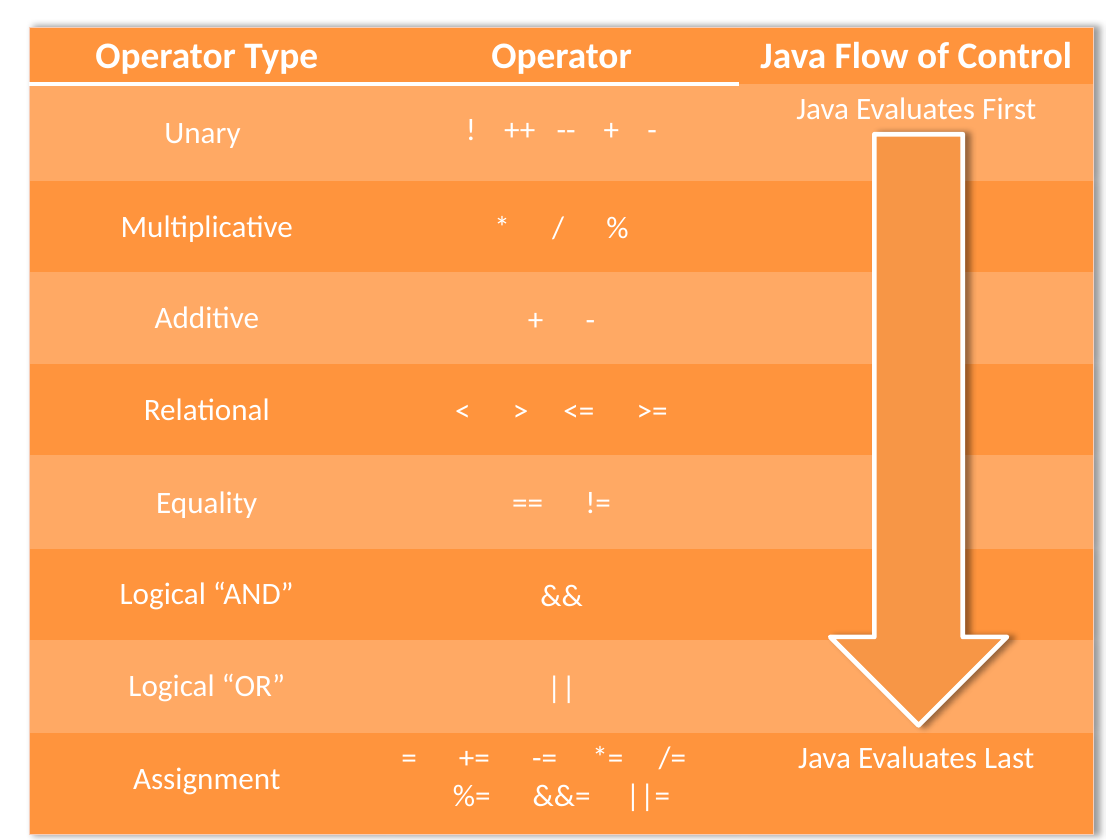
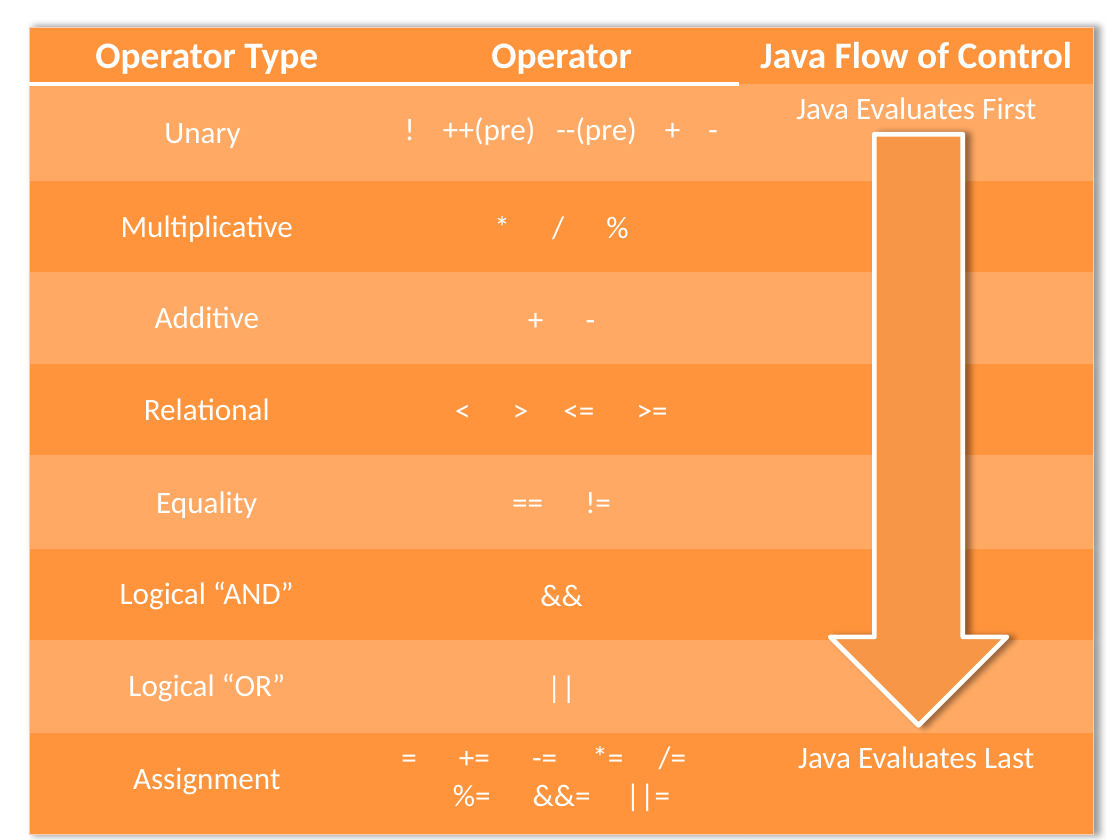
Before and after one commit to TEALSK12/apcsa-public, a slide deck: slide 1 of curriculum/Unit3/Operator Precedence.pptx. Drawn at 1120x840 pixels with LibreOffice and Linux fonts; fonts in the diff are those of the drawing. Boxes give left, top, right and bottom in pixels: in the first picture for what was removed or moved away, otherwise in the second. Text is boxed around its words. In the diff, an @@ line names an element or a change of style, - is before the commit and + after.

Commit message:
Fix Unary ++ and -- (pre)

```diff
--- a/curriculum/Unit3/Operator Precedence.pptx
+++ b/curriculum/Unit3/Operator Precedence.pptx
@@ table at <box>29,27,1094,819</box> @@
-row 2, column 2: ! ++ -- + -
+row 2, column 2: ! ++(pre) --(pre) + -
```
